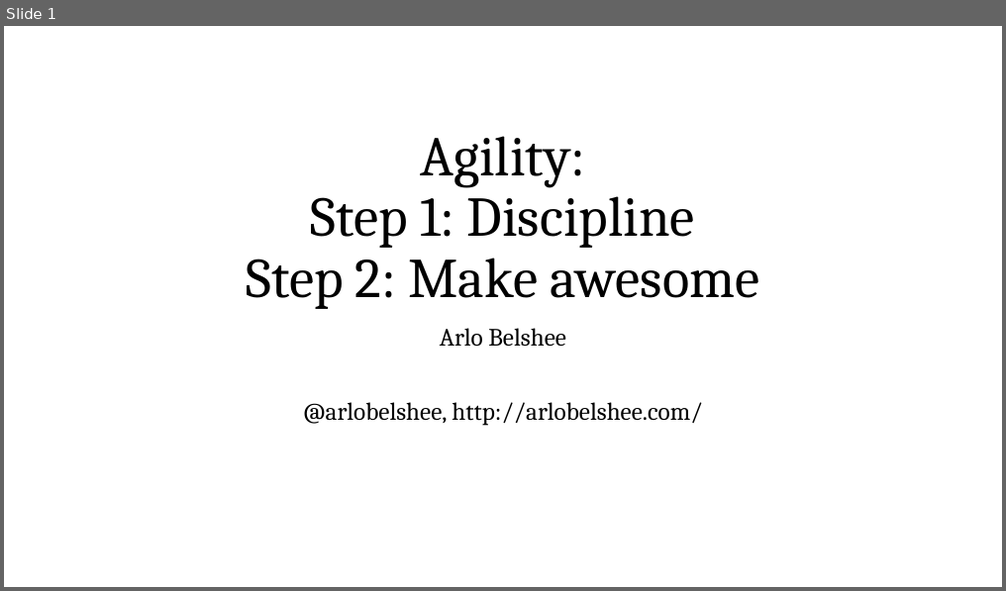
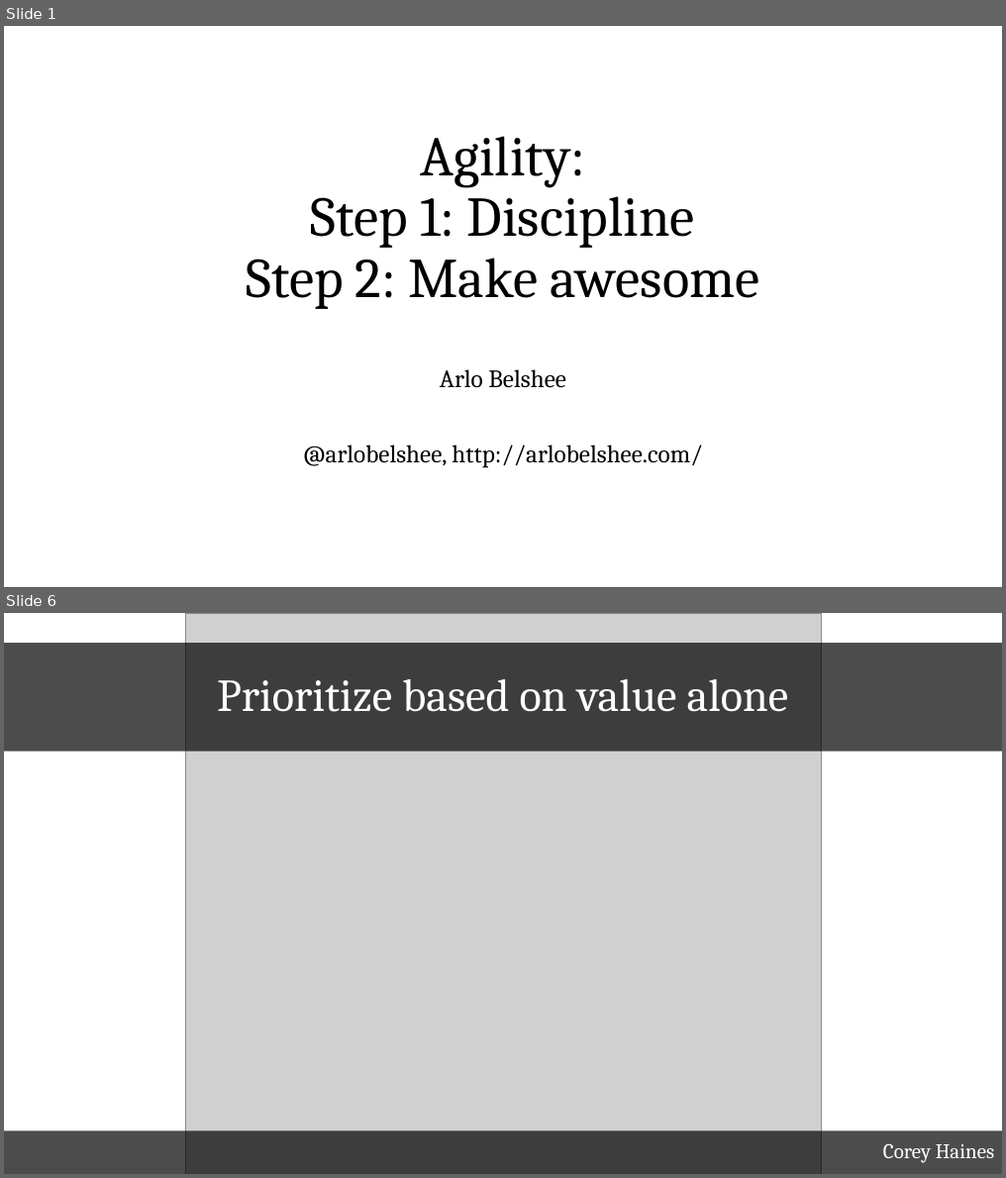
Before and after one commit to arlobelshee/Presentations, a slide deck: top teams/top teams.pptx. Shown one above the other, each under a label of ours: slide 1 before the commit, slides 1 and 6 after it; the slides between them are not shown. The pictures are 1006x591 and 1006x1178 pixels, drawn with LibreOffice and Linux fonts; fonts in the diff are those of the drawing; grey boxes stand for pictures. Boxes give left, top, right and bottom in pixels: in the first picture for what was removed or moved away, otherwise in the second. Text is boxed around its words. In the diff, an @@ line names an element or a change of style, - is before the commit and + after.

Commit message:
Added a bunch more pictures.

```diff
--- a/top teams/top teams.pptx
+++ b/top teams/top teams.pptx
@@ slide 6 added at (4,613,1002,1174), background #FFFFFF @@
@@ picture added at (185,613,821,1174) @@
@@ title added at (4,643,1002,752), fill #000000 at 70% opacity, 44 pt, text #FFFFFF @@
+Prioritize based on value alone
@@ text added at (4,1131,1002,1174), fill #000000 at 70% opacity, 20 pt, text #FFFFFF @@
+Corey Haines
@@ slide 1 changed as well @@
@@ subtitle "Arlo Belshee": place and size @@
-subtitle "Arlo Belshee" at (303,328,702,426)
+subtitle "Arlo Belshee" at (303,370,702,469)
```
Also in this commit, not shown: 20 other slides added.
